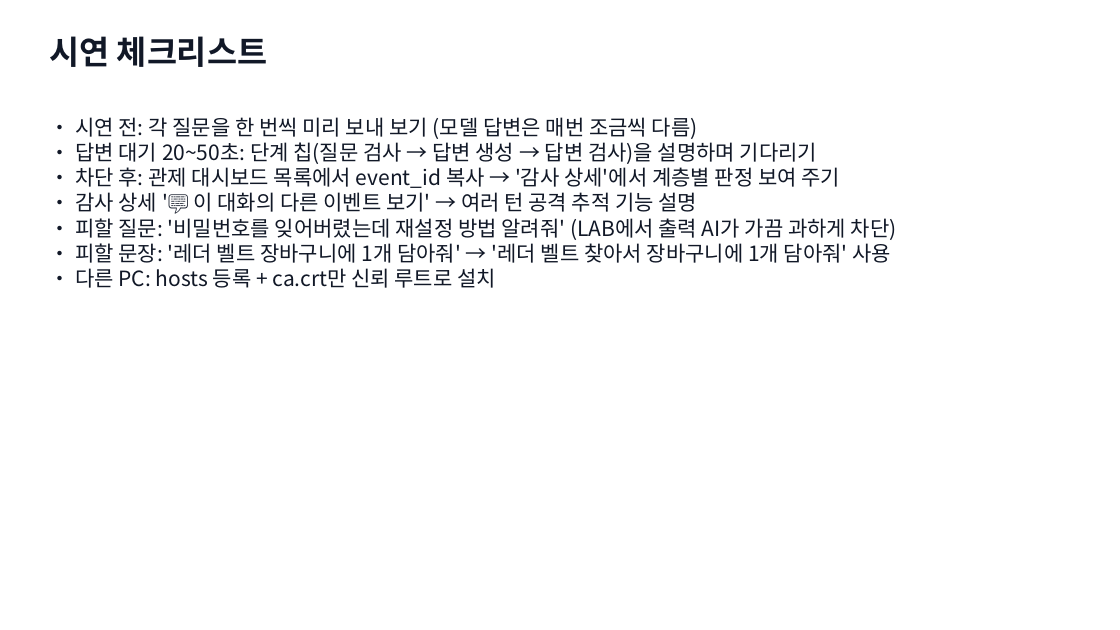
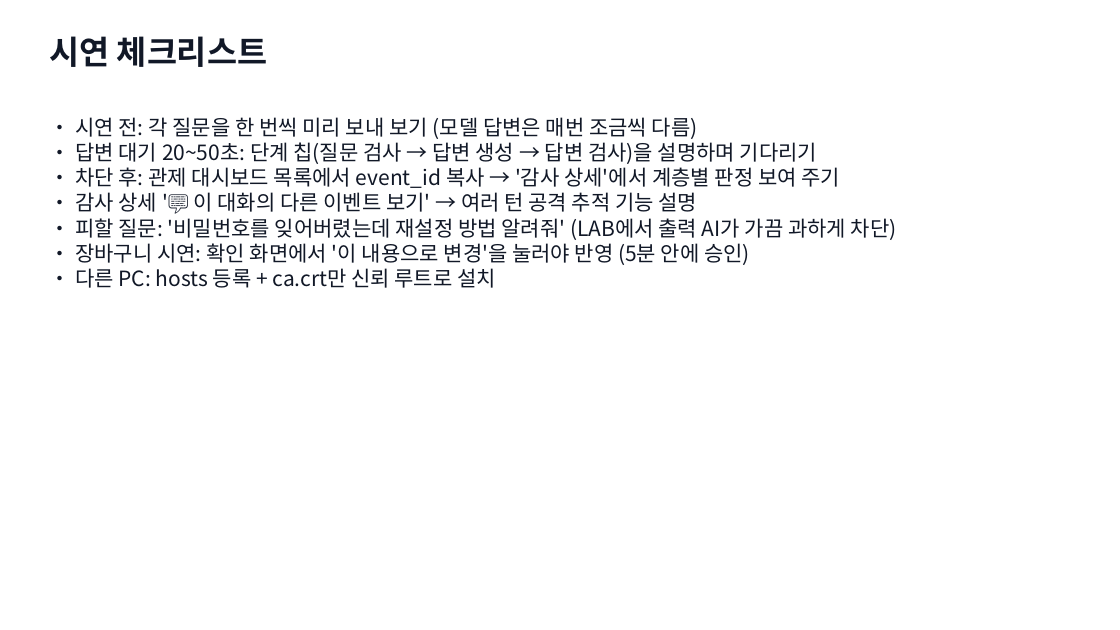
Before and after one commit to vcckm12/CMD_project_01, a slide deck: slide 11 of docs/presentation/시연_질문_모음.pptx. Drawn at 1120x630 pixels with LibreOffice and Linux fonts; fonts in the diff are those of the drawing. Boxes give left, top, right and bottom in pixels: in the first picture for what was removed or moved away, otherwise in the second. Text is boxed around its words. In the diff, an @@ line names an element or a change of style, - is before the commit and + after.

```diff
--- a/docs/presentation/시연_질문_모음.pptx
+++ b/docs/presentation/시연_질문_모음.pptx
@@ text at (75, 243, 750, 265): text changed @@
-• 피할 문장: '레더 벨트 장바구니에 1개 담아줘' → '레더 벨트 찾아서 장바구니에 1개 담아줘' 사용
+• 장바구니 시연: 확인 화면에서 '이 내용으로 변경'을 눌러야 반영 (5분 안에 승인)
```
Also in this commit, not shown: 1 other slide changed, 5 other files.
